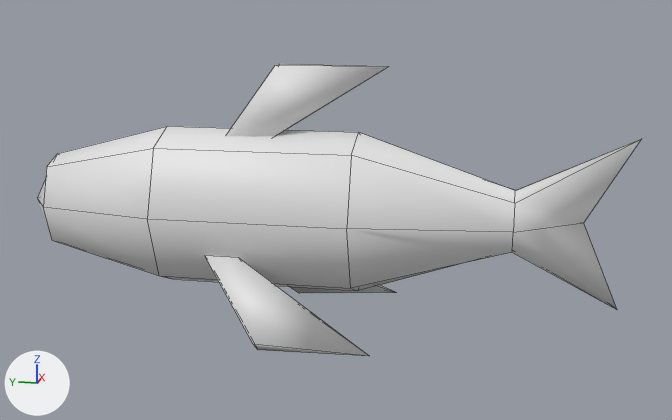
What one commit did to the FBX model Content/Models/Fish.fbx.
Both versions are drawn from a 50 mm camera at (-41.1, -18.5, 14.3) aimed at (4.3, -9.4, 2.9). Lighting does not change. The marker at lower left points along +X, +Y and +Z. The picture after the commit comes second. Mesh edges are drawn as thin lines.
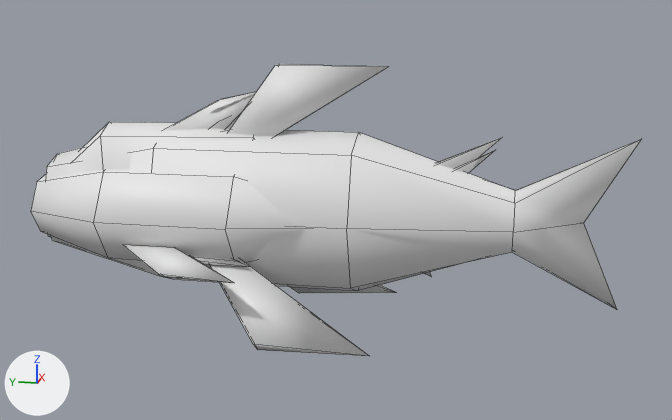
Not visible in the pictures: 'SmallFish'.

Edits to the bpy script that builds the scene:
```text
Add mat_smallfish:
    mat_smallfish = principled_material('SmallFish')
    mat_smallfish.base_color = (0.8, 0.8, 0.8)  # white #e7e7e7
Add mat_widefish:
    mat_widefish = principled_material('WideFish')
    mat_widefish.base_color = (0.8, 0.8, 0.8)  # white #e7e7e7
Add mat_sailfish:
    mat_sailfish = principled_material('SailFish')
    mat_sailfish.base_color = (0.8, 0.8, 0.8)  # white #e7e7e7
Add mat_windyfish:
    mat_windyfish = principled_material('WindyFish')
    mat_windyfish.base_color = (0.8, 0.8, 0.8)  # white #e7e7e7
Add me_cube_002:
    me_cube_002.from_pydata(...)  # 57 vertices, 54 faces; spans x -3.0..2.6, y -27.3..-7.3, z -3.4..2.8
    me_cube_002.materials.append(mat_smallfish)  # white #e7e7e7
Add me_cube_005:
    me_cube_005.from_pydata(...)  # 57 vertices, 54 faces; spans x -5.8..5.1, y -29.1..-7.2, z -3.6..3.9
    me_cube_005.materials.append(mat_widefish)  # white #e7e7e7
Add me_cube_004:
    me_cube_004.from_pydata(...)  # 57 vertices, 54 faces; spans x -3.2..2.8, y -32.2..-7.2, z -3.8..5.0
    me_cube_004.materials.append(mat_sailfish)  # white #e7e7e7
Add me_cube_006:
    me_cube_006.from_pydata(...)  # 57 vertices, 54 faces; spans x -3.1..3.1, y -31.9..-7.2, z -2.9..5.6
    me_cube_006.materials.append(mat_windyfish)  # white #e7e7e7
Add ob_smallfish:
    ob_smallfish = bpy.data.objects.new('SmallFish', me_cube_002)
    ob_smallfish.location = (4.56, 14.54, 3.37)
Add ob_widefish:
    ob_widefish = bpy.data.objects.new('WideFish', me_cube_005)
    ob_widefish.location = (4.56, 14.54, 3.37)
Add ob_sailfish:
    ob_sailfish = bpy.data.objects.new('SailFish', me_cube_004)
    ob_sailfish.location = (4.56, 14.54, 3.37)
Add ob_windyfish:
    ob_windyfish = bpy.data.objects.new('WindyFish', me_cube_006)
    ob_windyfish.location = (4.56, 14.54, 3.37)
```

Boxes (x1, y1, x2, y2) around the edits, measured in the pictures (672 x 420 px):
'WideFish', added
    after: (31, 169, 305, 283)
'WindyFish', added (mostly hidden)
    after: (48, 92, 495, 237)
'SailFish', added (mostly hidden)
    after: (191, 115, 501, 277)
